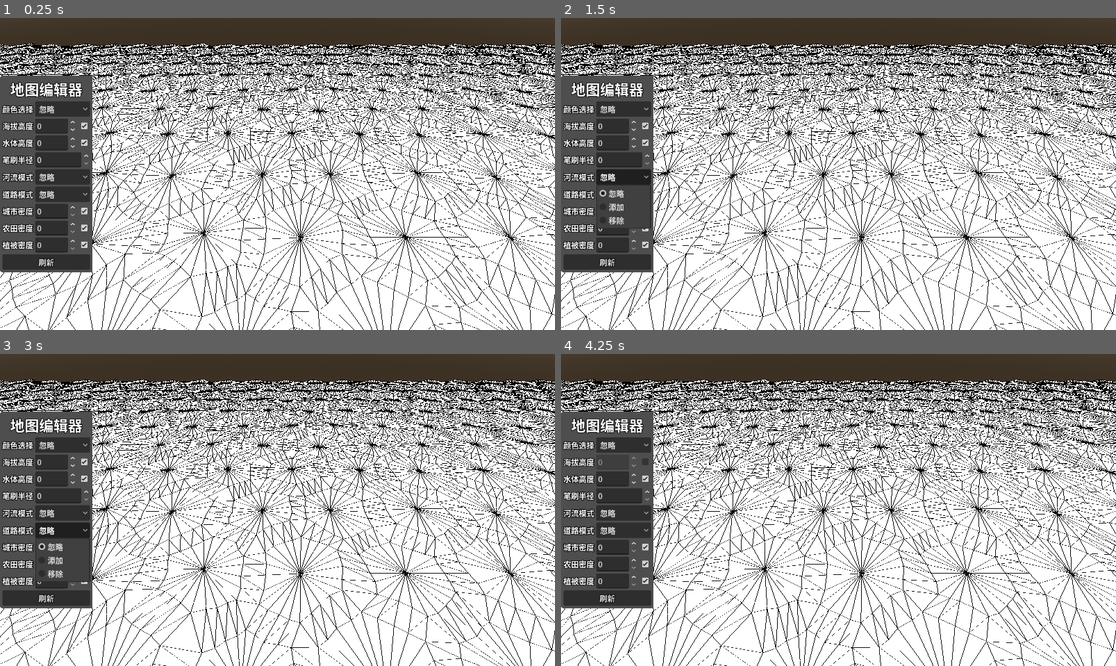
Above: before the commit, frames 1-4 (two rows, left to right).
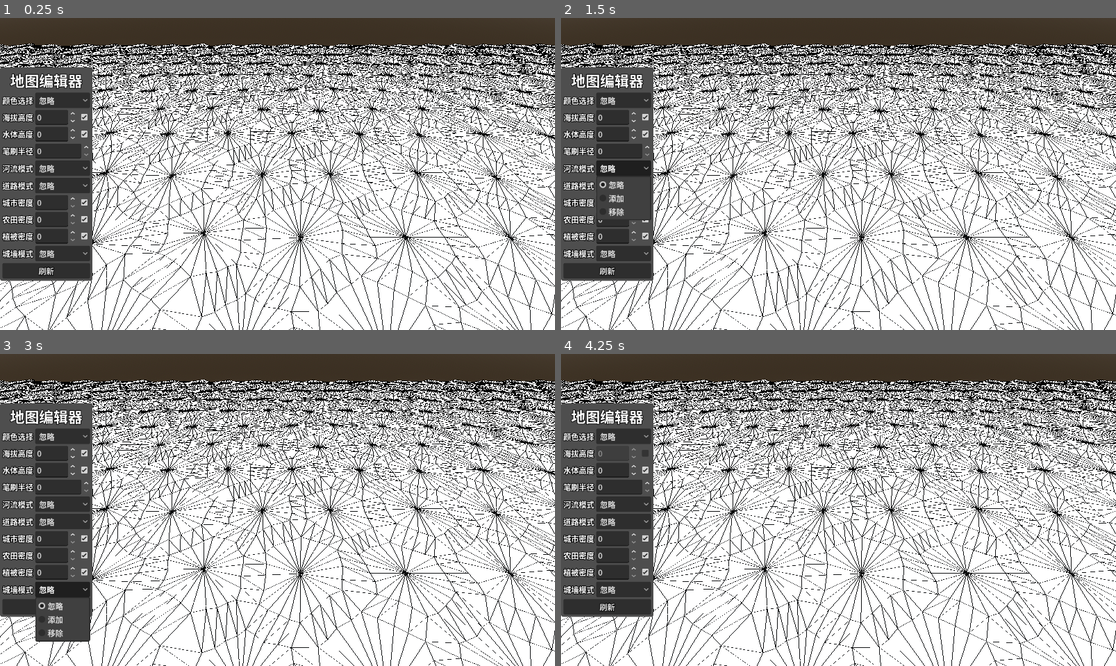
Above: after the commit, the same moments.

Repository: LiGameAcademy/godot_hex_map
Game: Godot game, scene res://scenes/main.tscn
Same seed, same stepped clock (60 frames per second), same inputs: the game is played once before the commit and once after it.
Inputs (mouse positions are in pixels of both pictures, inside the frame that each line leads up to; where the layout moved, square brackets give the same spot in the first picture):
- Up to frame 1 (0.25 s): no input
- Up to frame 2 (1.5 s): click "忽略" at 0.5 s; click "忽略" at 1.25 s
- Up to frame 3 (3 s): click "忽略" at 2 s; click "忽略" at 2.75 s
- Up to frame 4 (4.25 s): click (644, 453) [644, 463] at 3.5 s

The runs differ from the first frame. In frame 1, 6.0% of the frame differs, in the area x 0-17%, y 15-85%; in frame 2, 6.1%; in frame 3, 6.8%, in the area x 0-17%, y 15-93%; in frame 4, 6.0%.

Commit message:
38-城墙：数据与编辑器笔刷

Diff:
--- a/prefabs/hex_grid_chunk.tscn
+++ b/prefabs/hex_grid_chunk.tscn
@@ -108,4 +108,3 @@
 urban_collections = Array[ExtResource("9_r5jab")]([SubResource("Resource_yw55k"), SubResource("Resource_r5jab"), SubResource("Resource_ghse4")])
 farm_collections = Array[ExtResource("9_r5jab")]([SubResource("Resource_1oov6"), SubResource("Resource_1tkxl"), SubResource("Resource_1wyod")])
 plant_collections = Array[ExtResource("9_r5jab")]([SubResource("Resource_kw6gc"), SubResource("Resource_wuyba"), SubResource("Resource_adhk7")])
-metadata/_custom_type_script = "uid://cjk3w7sh4abf7"
--- a/scripts/hex_cell.gd
+++ b/scripts/hex_cell.gd
@@ -87,6 +87,13 @@
 		plant_level = value
 		refresh()
 
+var walled: bool = false:
+	set(value):
+		if walled == value:
+			return
+		walled = value
+		refresh()
+
 var chunk : HexGridChunk
 
 #region 邻居海拔
--- a/scripts/hex_feature_manager.gd
+++ b/scripts/hex_feature_manager.gd
@@ -21,32 +21,19 @@
 		push_error("Container is not set")
 		return
 	var hex_hash : HexHash = HexMetrics.sample_hash_grid(pos)
-	#if hex_hash.a >= cell.urban_level * 0.25:
-		#return
-	#if cell.urban_level <= 0 or cell.urban_level  > urban_prefabs.size():
-		#push_error("cell urban level <= 0 or cell urban level > urban_prefabs size!")
-		#return
+	# 城市
 	var prefab : PackedScene = _pick_prefab(urban_collections, cell.urban_level, hex_hash.a, hex_hash.d)
+	var score : float = hex_hash.a / float(cell.urban_level)
+	# 农田
+	if hex_hash.b / float(cell.farm_level) < score:
+		score = hex_hash.b / float(cell.farm_level)
+		prefab = _pick_prefab(farm_collections, cell.farm_level, hex_hash.b, hex_hash.d)
+	# 植物
+	if hex_hash.c / float(cell.plant_level) < score:
+		score = hex_hash.c / float(cell.plant_level)
+		prefab = _pick_prefab(plant_collections, cell.plant_level, hex_hash.b, hex_hash.d)
+
 	if not is_instance_valid(prefab):
-		return
-	var used_hash: float = hex_hash.a
-	var other: PackedScene = _pick_prefab(farm_collections, cell.farm_level, hex_hash.b, hex_hash.d)
-	if not is_instance_valid(other):
-		return
-	if is_instance_valid(prefab):
-		if is_instance_valid(other) and hex_hash.b < used_hash:
-			prefab = other
-			used_hash = hex_hash.b
-	elif is_instance_valid(other):
-		prefab = other
-		used_hash = hex_hash.b
-	other = _pick_prefab(plant_collections, cell.plant_level, hex_hash.c, hex_hash.d)
-	if is_instance_valid(prefab):
-		if is_instance_valid(other) and hex_hash.c < used_hash:
-			prefab = other
-	elif is_instance_valid(other):
-		prefab = other
-	else:
 		return
 
 	var instance: Node3D = prefab.instantiate()
@@ -55,12 +42,11 @@
 	instance.rotation.y = TAU * hex_hash.e
 
 func _pick_prefab(collections: Array[HexFeatureCollection], level: int, hex_hash: float, choice: float) -> PackedScene:
-	if level <= 0:
-		return null
-	if urban_collections.is_empty():
-		push_error("urban_collections is empty")
+	if level <= 0 or collections.is_empty():
 		return null
 	var thresholds := HexMetrics.get_feature_thresholds(level)
+	if thresholds.is_empty():
+		return null
 	if collections.size() != thresholds.size():
 		push_error(
 			"collections size (%d) must match thresholds size (%d) for level %d"
--- a/scripts/hex_map_editor.gd
+++ b/scripts/hex_map_editor.gd
@@ -7,7 +7,11 @@
 	ADD, 		## 添加
 	REMOVE,		## 移除
 }
-
+enum WalledMode {
+	IGNORE,		## 忽略
+	ADD, 		## 添加
+	REMOVE,		## 移除
+}
 @export var hex_grid: HexGrid
 # 可以在编辑器中编辑颜色
 @export var colors : Dictionary[StringName, Color] = {
@@ -34,6 +38,7 @@
 @export var apply_farm_level: bool = true
 @export var active_plant_level: int = 0
 @export var apply_plant_level: bool = true
+@export var walled_mode: WalledMode = WalledMode.IGNORE
 
 var _previous_cell: HexCell = null
 var _is_drag: bool = false
@@ -54,6 +59,7 @@
 signal apply_farm_level_changed(enabled: bool)
 signal active_plant_level_changed(level: int)
 signal apply_plant_level_changed(enabled: bool)
+signal walled_mode_changed(mode: WalledMode)
 
 func _unhandled_input(event: InputEvent) -> void:
 	if not is_instance_valid(hex_grid):
@@ -181,6 +187,13 @@
 	apply_plant_level = enabled
 	apply_plant_level_changed.emit(enabled)
 
+func set_walled_mode(mode: int) -> void:
+	var m := clampi(mode, 0, 2) as WalledMode
+	if walled_mode == m:
+		return
+	walled_mode = m
+	walled_mode_changed.emit(walled_mode)
+
 func refresh() -> void:
 	hex_grid.refresh()
 
@@ -275,6 +288,9 @@
 	if apply_plant_level:
 		cell.plant_level = active_plant_level
 
+	if walled_mode != WalledMode.IGNORE:
+		cell.walled = walled_mode == WalledMode.ADD
+
 func _validate_drag(current_cell: HexCell) -> void:
 	_is_drag = false
 	for d in HexCell.HexDirection.values():
--- a/ui/hex_map_editor_panel.gd
+++ b/ui/hex_map_editor_panel.gd
@@ -15,6 +15,7 @@
 @onready var check_box_farm_level: CheckBox = %CheckBoxFarmLevel
 @onready var spin_box_plant_level: SpinBox = %SpinBoxPlantLevel
 @onready var check_box_plant_level: CheckBox = %CheckBoxPlantLevel
+@onready var option_button_walled: OptionButton = %OptionButtonWalled
 
 ## 表现层：负责 UI 展示与交互输入，依赖 HexMapEditor 逻辑层的 API / signal
 @export var editor: HexMapEditor
@@ -51,6 +52,8 @@
 	check_box_farm_level.button_pressed = editor.apply_farm_level
 	spin_box_plant_level.value = editor.active_plant_level
 	check_box_plant_level.button_pressed = editor.apply_plant_level
+
+	option_button_walled.selected = editor.walled_mode
 
 	editor.river_mode_changed.connect(_on_editor_river_mode_changed)
 	editor.road_mode_changed.connect(_on_editor_road_mode_changed)
@@ -125,6 +128,10 @@
 			editor.set_apply_plant_level(toggled_on)
 			spin_box_plant_level.editable = toggled_on
 	)
+	option_button_walled.item_selected.connect(
+		func(index : int) -> void:
+			editor.set_walled_mode(index)
+	)
 	refresh_button.pressed.connect(
 		func() -> void:
 			editor.refresh()
--- a/ui/hex_map_editor_panel.tscn
+++ b/ui/hex_map_editor_panel.tscn
@@ -252,6 +252,31 @@
 layout_mode = 2
 button_pressed = true
 
+[node name="MarginContainer10" type="MarginContainer" parent="MarginContainer/VBoxContainer" unique_id=1956973617]
+layout_mode = 2
+
+[node name="HBoxContainer" type="HBoxContainer" parent="MarginContainer/VBoxContainer/MarginContainer10" unique_id=93635921]
+layout_mode = 2
+
+[node name="Label" type="Label" parent="MarginContainer/VBoxContainer/MarginContainer10/HBoxContainer" unique_id=1315518724]
+layout_mode = 2
+theme_override_colors/font_outline_color = Color(0, 0, 0, 1)
+theme_override_constants/outline_size = 5
+text = "城墙模式"
+
+[node name="OptionButtonWalled" type="OptionButton" parent="MarginContainer/VBoxContainer/MarginContainer10/HBoxContainer" unique_id=1488610125]
+unique_name_in_owner = true
+layout_mode = 2
+size_flags_horizontal = 3
+selected = 0
+item_count = 3
+popup/item_0/text = "忽略"
+popup/item_0/id = 0
+popup/item_1/text = "添加"
+popup/item_1/id = 1
+popup/item_2/text = "移除"
+popup/item_2/id = 2
+
 [node name="RefreshButton" type="Button" parent="MarginContainer/VBoxContainer" unique_id=1925217280]
 unique_name_in_owner = true
 layout_mode = 2
Not shown: 1 places in prefabs/hex_grid_chunk.tscn that only renumber resources
